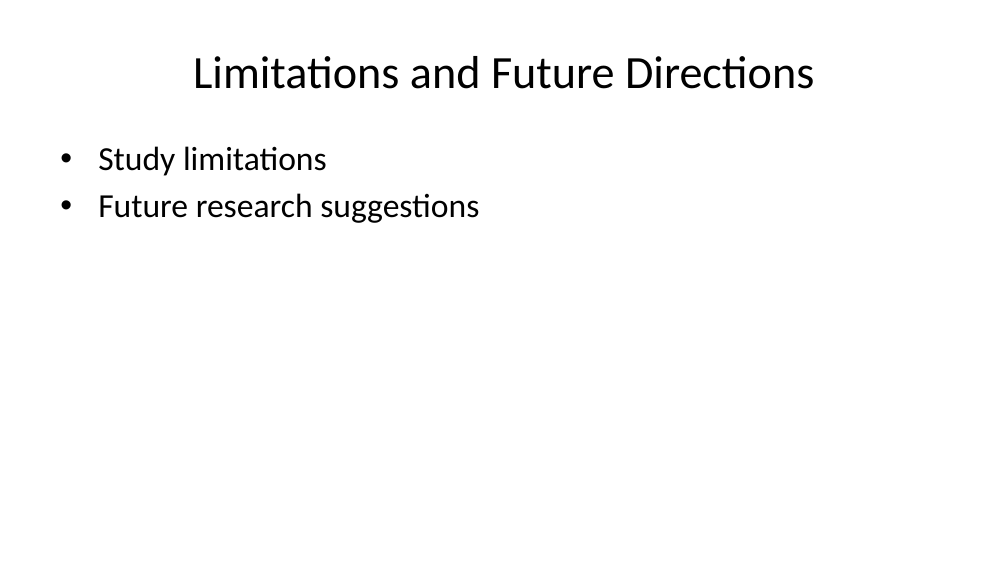
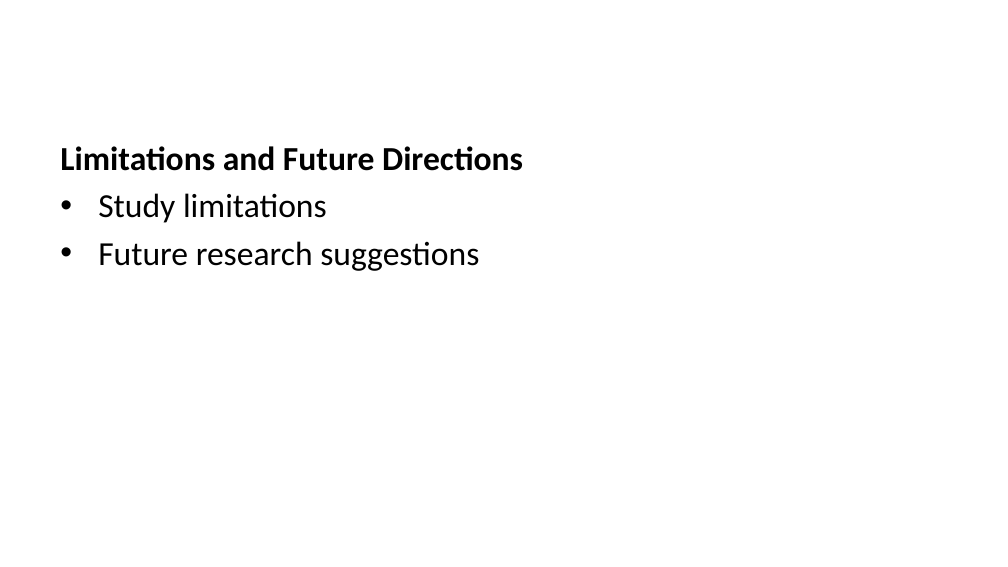
Before and after one commit to tegorman13/Dissertation, a slide deck: slide 19 of docs/Presentation/slides.pptx (slide 17 before the commit). Drawn at 1008x567 pixels with LibreOffice and Linux fonts; fonts in the diff are those of the drawing. Boxes give left, top, right and bottom in pixels: in the first picture for what was removed or moved away, otherwise in the second. Text is boxed around its words. In the diff, an @@ line names an element or a change of style, - is before the commit and + after.

```diff
--- a/docs/Presentation/slides.pptx
+++ b/docs/Presentation/slides.pptx
@@ title removed at (193,56,814,89) @@
-Limitations and Future Directions
@@ text at (60,146,523,171): paragraph added @@
+Limitations and Future Directions
```
Also in this commit, not shown: 12 other slides changed, 2 slides added, 7 other files.
